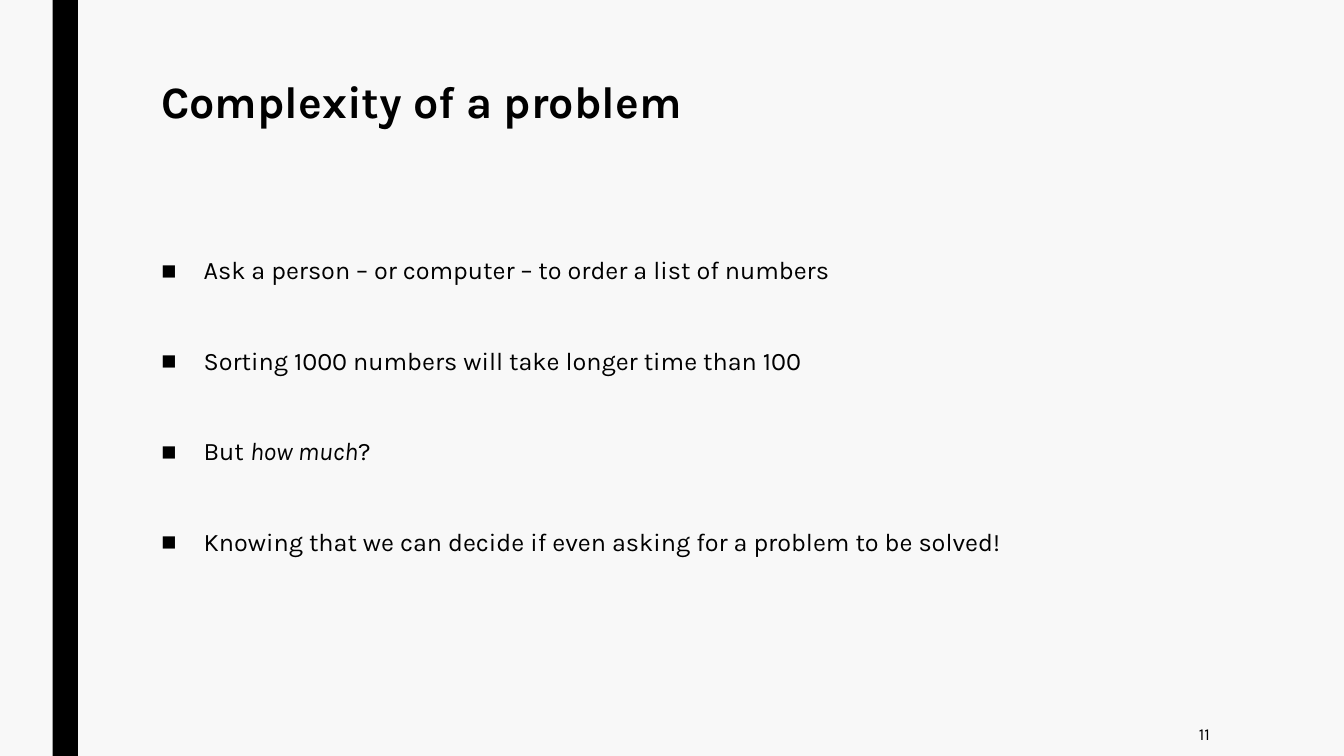
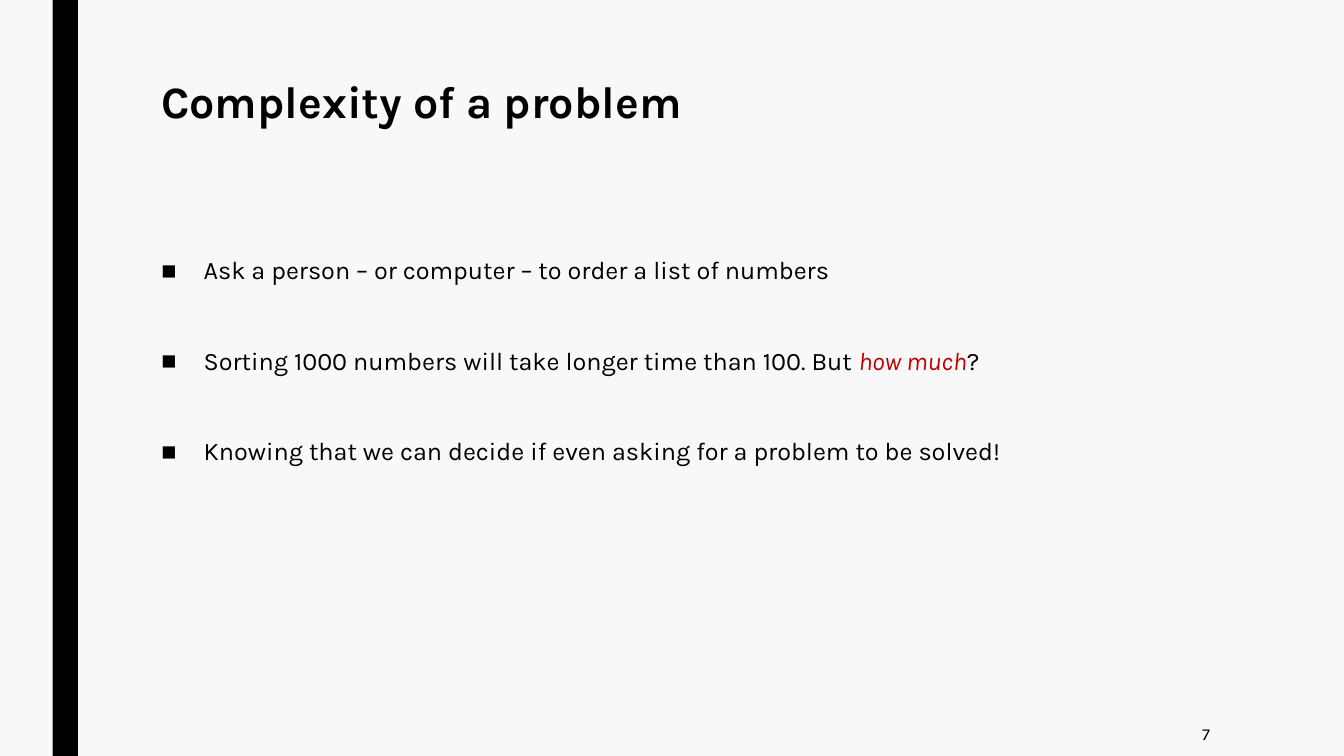
Before and after one commit to jurtasun/presentations, a slide deck: slide 10 of 202306_LMS_Complexity/230619_LMS_Complexity.ppt. Drawn at 1344x756 pixels with LibreOffice and Linux fonts; fonts in the diff are those of the drawing. Boxes give left, top, right and bottom in pixels: in the first picture for what was removed or moved away, otherwise in the second. Text is boxed around its words. In the diff, an @@ line names an element or a change of style, - is before the commit and + after.

```diff
--- a/202306_LMS_Complexity/230619_LMS_Complexity.ppt
+++ b/202306_LMS_Complexity/230619_LMS_Complexity.ppt
@@ text at [204, 352, 979, 376]: text changed @@
-■ Sorting 1000 numbers will take longer time than 100
-■ But how much?
+■ Sorting 1000 numbers will take longer time than 100. But how much?
@@ text at [1202, 729, 1210, 740]: text changed @@
-11
+7
```
Also in this commit, not shown: 9 other slides changed.
